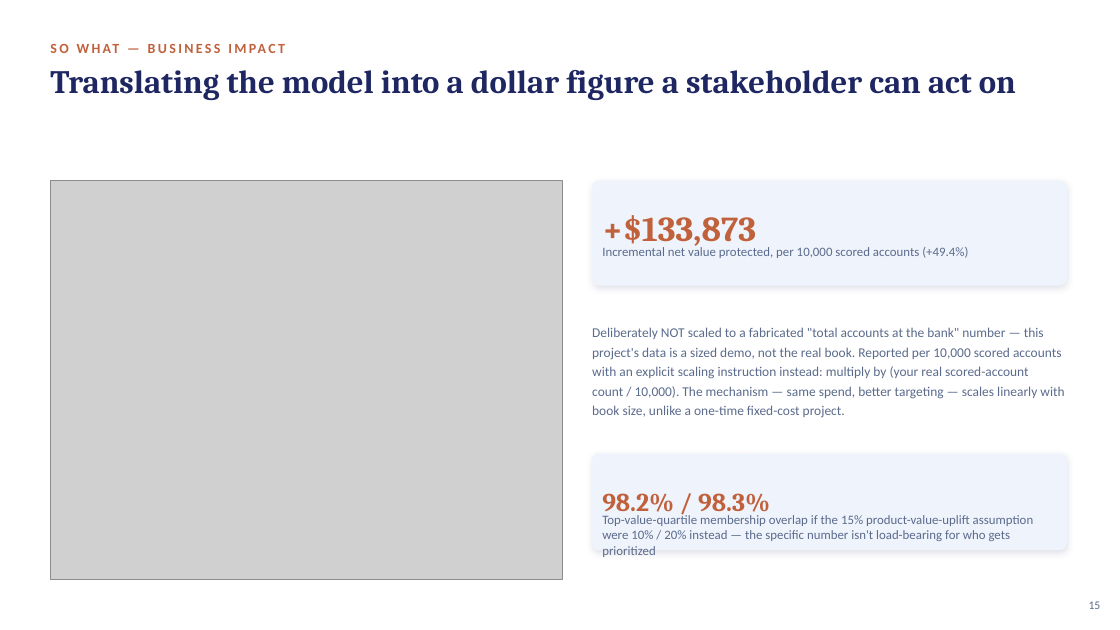
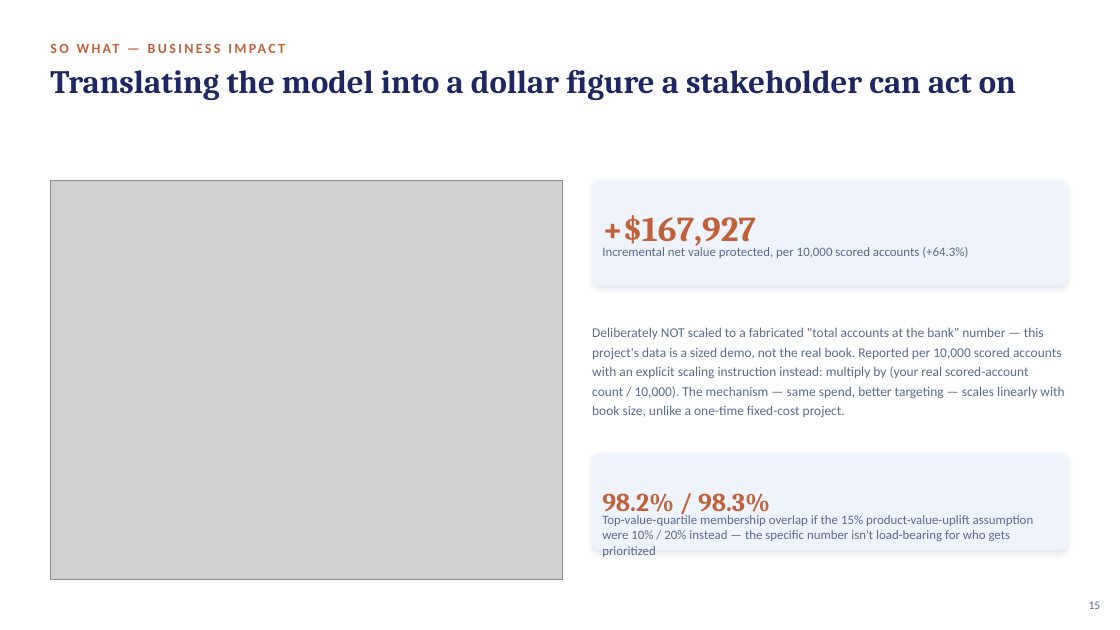
Before and after one commit to crystal1361/DDA-Retention, a slide deck: slide 15 of deck/vanguard_dda_deck.pptx. Drawn at 1120x630 pixels with LibreOffice and Linux fonts; fonts in the diff are those of the drawing; grey boxes stand for pictures. Boxes give left, top, right and bottom in pixels: in the first picture for what was removed or moved away, otherwise in the second. Text is boxed around its words. In the diff, an @@ line names an element or a change of style, - is before the commit and + after.

```diff
--- a/deck/vanguard_dda_deck.pptx
+++ b/deck/vanguard_dda_deck.pptx
@@ text at bbox=[602, 215, 756, 249]: text changed @@
-+$133,873
++$167,927
@@ text at bbox=[602, 245, 968, 258]: text changed @@
-Incremental net value protected, per 10,000 scored accounts (+49.4%)
+Incremental net value protected, per 10,000 scored accounts (+64.3%)
```
Also in this commit, not shown: 2 other slides changed, 4 other files.
